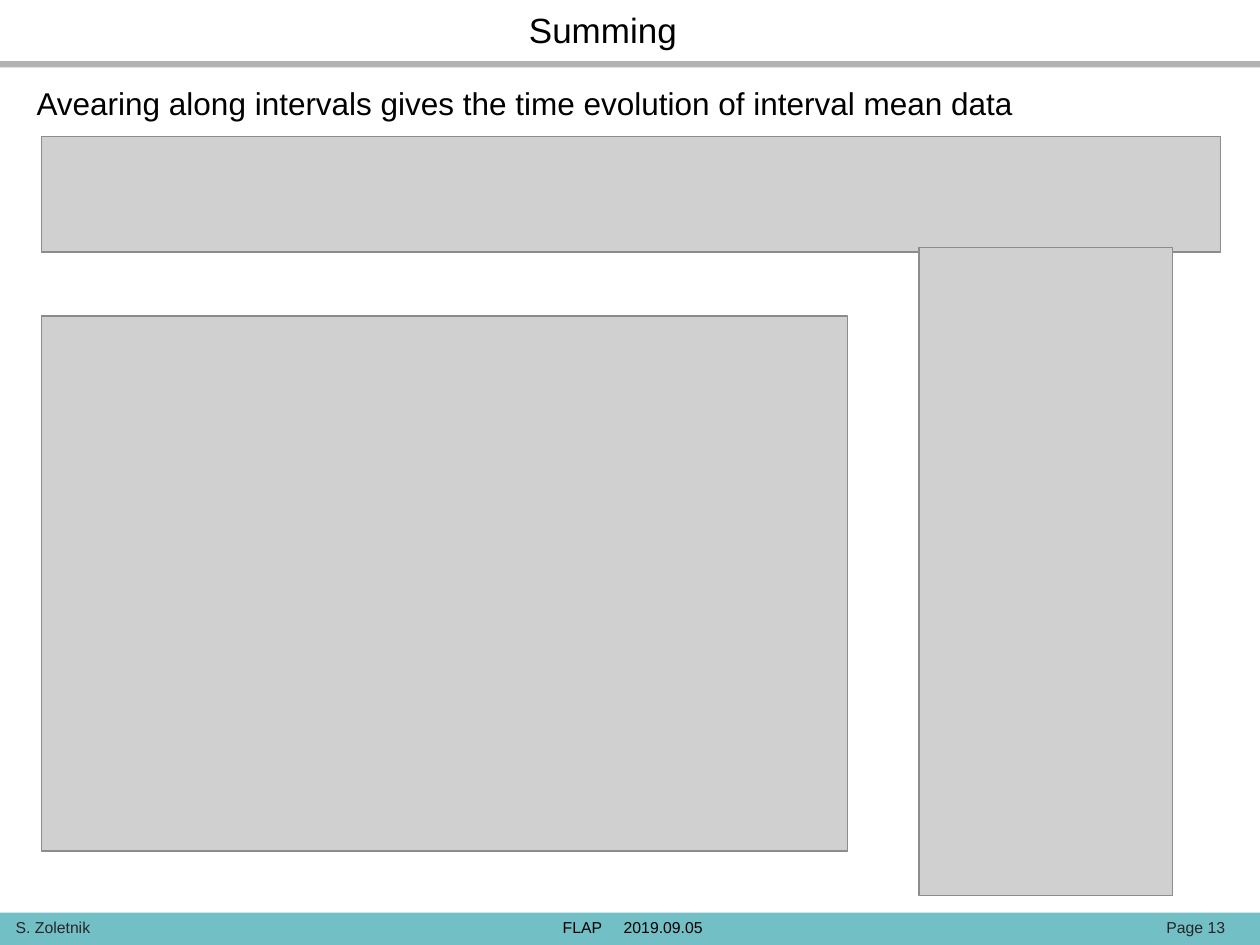
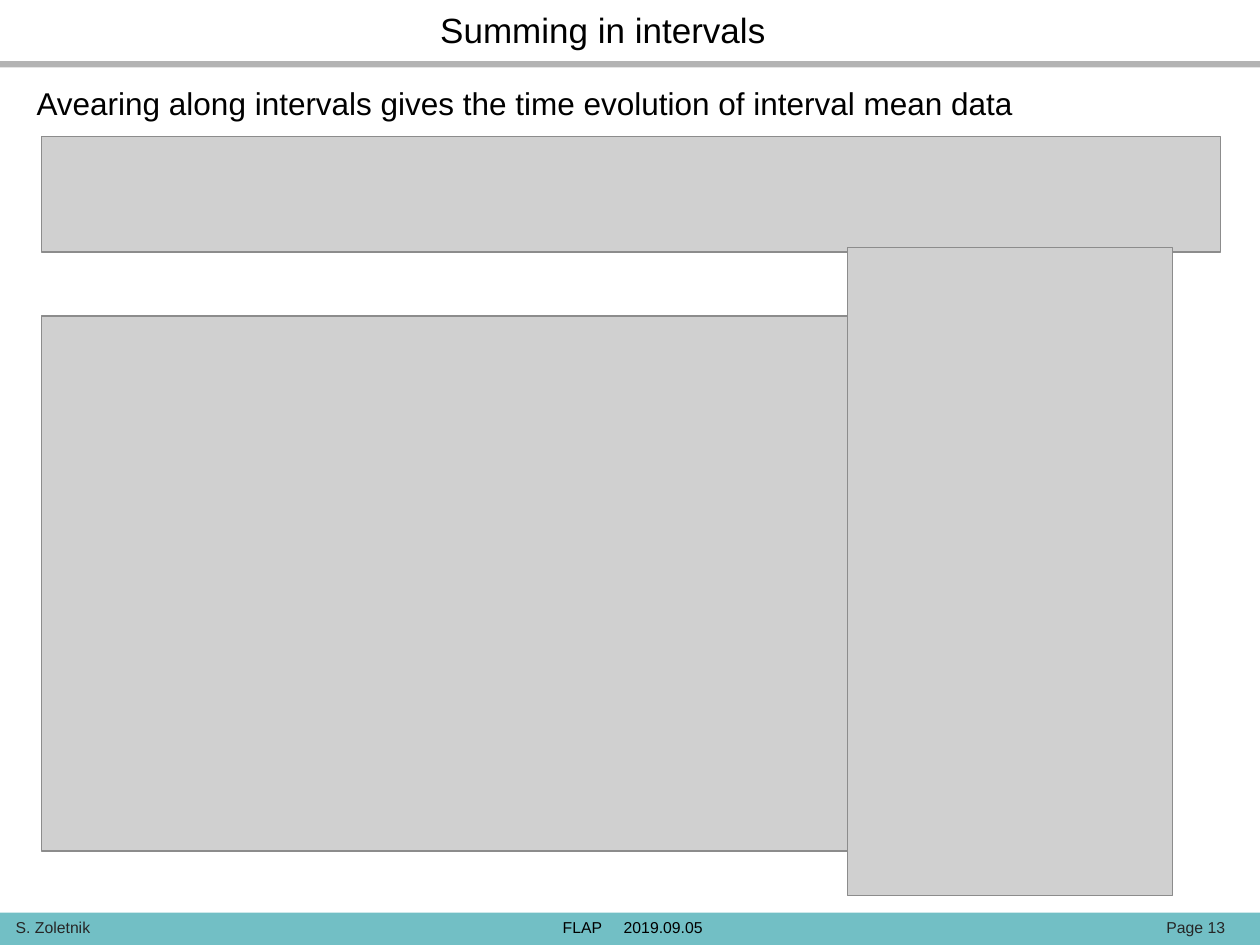
Before and after one commit to fusion-flap/flap, a slide deck: slide 13 of docs/FLAP_presentation_190905.pptx. Drawn at 1260x945 pixels with LibreOffice and Linux fonts; fonts in the diff are those of the drawing; grey boxes stand for pictures; background and template pictures are left out. Boxes give left, top, right and bottom in pixels: in the first picture for what was removed or moved away, otherwise in the second. Text is boxed around its words. In the diff, an @@ line names an element or a change of style, - is before the commit and + after.

```diff
--- a/docs/FLAP_presentation_190905.pptx
+++ b/docs/FLAP_presentation_190905.pptx
@@ text at (x1=440, y1=17, x2=765, y2=50): text changed @@
-Summing
+Summing in intervals
@@ picture resized from (x1=919, y1=248, x2=1172, y2=896) to (x1=848, y1=248, x2=1173, y2=896) @@
```
Also in this commit, not shown: 6 other slides changed, 3 slides added, 2 other files.
